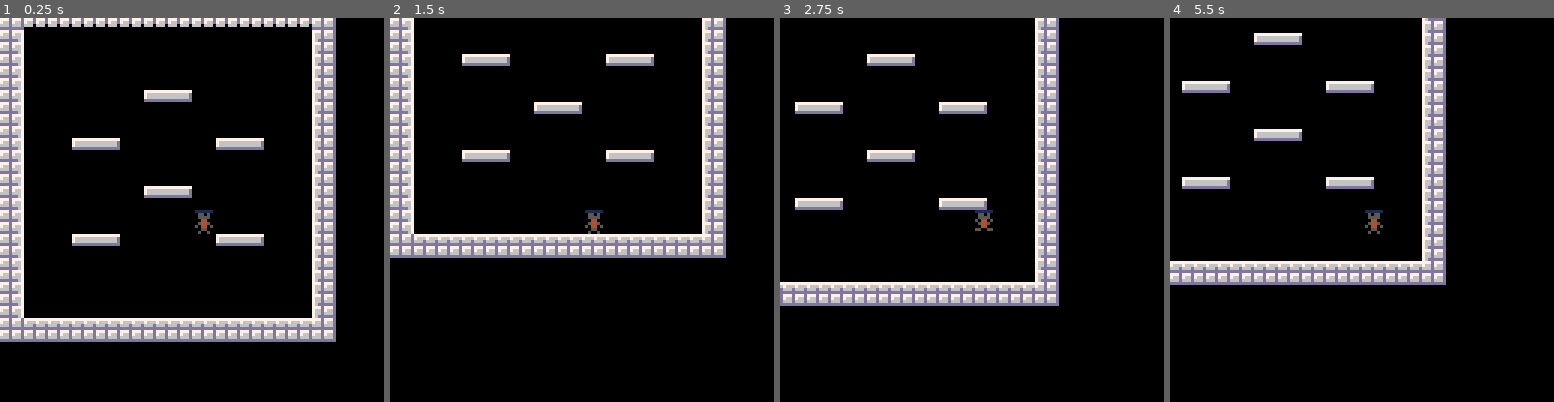
Above: before the commit, frames 1-4 (left to right).
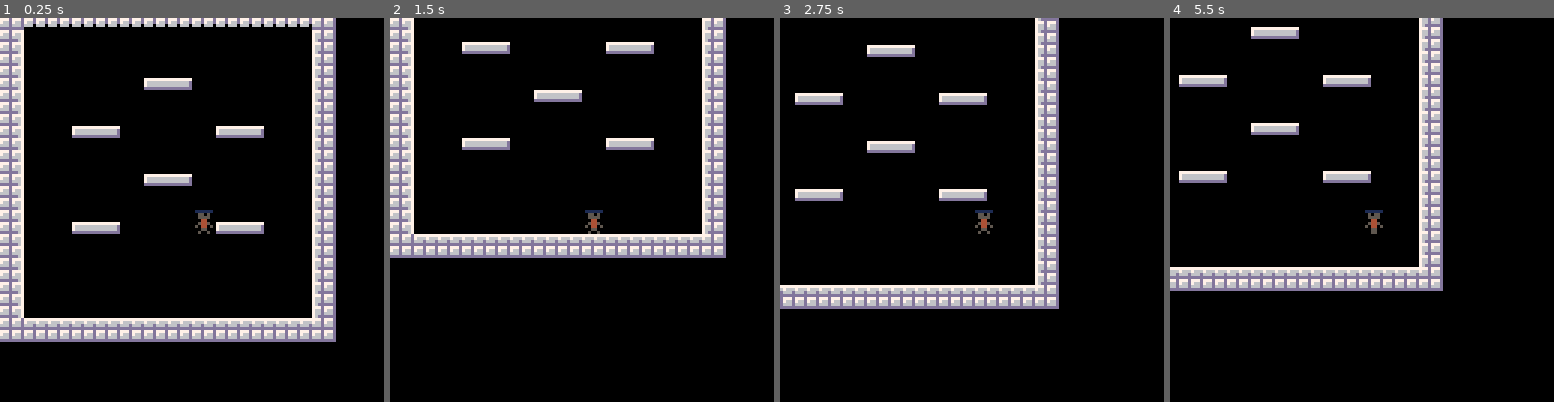
Above: after the commit, the same moments.

Repository: NicholasHallman/LD47
Game: PICO-8 cartridge purgatory.p8
Same seed, same stepped clock (60 frames per second), same inputs: the game is played once before the commit and once after it.
Inputs:
- Up to frame 1 (0.25 s): no input
- Up to frame 2 (1.5 s): tap X (X key) at 0.33, 1.07 s; tap O (Z key) at 0.7 s
- Up to frame 3 (2.75 s): hold Right 1.6-2.1 s; tap O (Z key) at 1.7, 2.1, 2.5 s; tap X (X key) at 1.85 s; hold Up 2.15-2.42 s; hold Right from 2.47 s (still down)
- Up to frame 4 (5.5 s): tap O (Z key) every 0.4 s from 2.9 to 5.3 s; tap X (X key) at 2.97, 4.08, 5.2 s; release Right at 3.03 s; hold Left 3.08-3.58 s; hold Down 3.63-3.97 s; hold Right 4.02-4.68 s; hold Up 4.73-5.03 s; hold Left from 5.08 s (still down)

The runs differ from the first frame. In frame 1, 4.7% of the frame differs, in the area x 18-69%, y 15-60%; in frame 2, 3.9%; in frame 3, 9.5%; in frame 4, 13%, in the area x 0-72%, y 0-72%.

Commit message:
feat: better ground detection

Diff:
--- a/purgatory.p8
+++ b/purgatory.p8
@@ -144,14 +144,14 @@
 000000000000000000000000000000000000000000000000000000000000000000000000000000000000000000000000ddd0ddd03333333306666dd000899800
 000000000000000000000000000000000000000000000000000000000000000000000000000000000000000000000000ddd0ddd03333333300666d0000898800
 0000000000000000000000000000000000000000000000000000000000000000000000000000000000000000000000000d00ddd03333333000666d0000889800
-0000000000000000000000000000000000000000000000000000000000000000000000000000000000000000000000000d0ddddd40333340066666d000898800
-0000000000000000000000000000000000000000000000000000000000000000000000000000000000000000000000000ddddddd04440400066666d000889800
-0000000000000000000000000000000000000000000000000000000000000000000000000000000000000000000000000d00dddd00044000066666d000899800
-0000000000000000000000000000000000000000000000000000000000000000000000000000000000000000000000000d00ddd00044400066666ddd00898800
-5555555555555555555555557777777777777777777777773333333333333333333333338888888888888888888888880d00ddd0040440006666d6dd00889800
-50000000000000000000000576666666666666666666666d0333333333333333333333308009009009099090090090080d00d0d004044400666d6ddd00899800
-50000000000000000000000576666666666666666666666d0030303330030330030303000800990000999900009900800d00d0d0004444000666ddd000898800
-555555555555555555555555dddddddddddddddddddddddd0000033003030003030030000088888888888888888888000d0dd0dd4444444000dddd0008989980
+5555555555555555555555557777777777777777777777773333333333333333333333338888888888888888888888880d0ddddd40333340066666d000898800
+50000000000000000000000576666666666666666666666d0333333333333333333333308009009009099090090090080ddddddd04440400066666d000889800
+50000000000000000000000576666666666666666666666d0030303330030330030303000800990000999900009900800d00dddd00044000066666d000899800
+555555555555555555555555dddddddddddddddddddddddd0000033003030003030030000088888888888888888888000d00ddd00044400066666ddd00898800
+0000000000000000000000000000000000000000000000000000000000000000000000000000000000000000000000000d00ddd0040440006666d6dd00889800
+0000000000000000000000000000000000000000000000000000000000000000000000000000000000000000000000000d00d0d004044400666d6ddd00899800
+0000000000000000000000000000000000000000000000000000000000000000000000000000000000000000000000000d00d0d0004444000666ddd000898800
+0000000000000000000000000000000000000000000000000000000000000000000000000000000000000000000000000d0dd0dd4444444000dddd0008989980
 
 
 
--- a/src/Assets.p8
+++ b/src/Assets.p8
@@ -209,14 +209,14 @@
 000000000000000000000000000000000000000000000000000000000000000000000000000000000000000000000000ddd0ddd03333333306666dd000899800
 000000000000000000000000000000000000000000000000000000000000000000000000000000000000000000000000ddd0ddd03333333300666d0000898800
 0000000000000000000000000000000000000000000000000000000000000000000000000000000000000000000000000d00ddd03333333000666d0000889800
-0000000000000000000000000000000000000000000000000000000000000000000000000000000000000000000000000d0ddddd40333340066666d000898800
-0000000000000000000000000000000000000000000000000000000000000000000000000000000000000000000000000ddddddd04440400066666d000889800
-0000000000000000000000000000000000000000000000000000000000000000000000000000000000000000000000000d00dddd00044000066666d000899800
-0000000000000000000000000000000000000000000000000000000000000000000000000000000000000000000000000d00ddd00044400066666ddd00898800
-5555555555555555555555557777777777777777777777773333333333333333333333338888888888888888888888880d00ddd0040440006666d6dd00889800
-50000000000000000000000576666666666666666666666d0333333333333333333333308009009009099090090090080d00d0d004044400666d6ddd00899800
-50000000000000000000000576666666666666666666666d0030303330030330030303000800990000999900009900800d00d0d0004444000666ddd000898800
-555555555555555555555555dddddddddddddddddddddddd0000033003030003030030000088888888888888888888000d0dd0dd4444444000dddd0008989980
+5555555555555555555555557777777777777777777777773333333333333333333333338888888888888888888888880d0ddddd40333340066666d000898800
+50000000000000000000000576666666666666666666666d0333333333333333333333308009009009099090090090080ddddddd04440400066666d000889800
+50000000000000000000000576666666666666666666666d0030303330030330030303000800990000999900009900800d00dddd00044000066666d000899800
+555555555555555555555555dddddddddddddddddddddddd0000033003030003030030000088888888888888888888000d00ddd00044400066666ddd00898800
+0000000000000000000000000000000000000000000000000000000000000000000000000000000000000000000000000d00ddd0040440006666d6dd00889800
+0000000000000000000000000000000000000000000000000000000000000000000000000000000000000000000000000d00d0d004044400666d6ddd00899800
+0000000000000000000000000000000000000000000000000000000000000000000000000000000000000000000000000d00d0d0004444000666ddd000898800
+0000000000000000000000000000000000000000000000000000000000000000000000000000000000000000000000000d0dd0dd4444444000dddd0008989980
 __map__
 d3d4d4d4d4d4d4d4d4d4d4d4d4d3000000000000000000000000000000000000000000000000000000000000000000000000000000000000000000000000000000000000000000000000000000000000000000000000000000000000000000000000000000000000000000000000000000000000000000000000000000000000
 c5000000000000000000000000c4000000000000000000000000000000000000000000000000000000000000000000000000000000000000000000000000000000000000000000000000000000000000000000000000000000000000000000000000000000000000000000000000000000000000000000000000000000000000
--- a/src/player.lua
+++ b/src/player.lua
@@ -66,6 +66,10 @@
       end
 
       -- Jump code
+
+      on_ground = world:is_touching_solid({x = (self.x + 4), y = (self.y + 8)})
+      self.is_touching_ground = on_ground
+
       if(btn(4)) then
         if on_ground then
           self.jump = true
@@ -91,12 +95,15 @@
         self.force_up -= self.gravity
       end
 
-      on_ground = world:is_touching_solid({x = (self.x + 4), y = (self.y + 8)})
-      self.is_touching_ground = on_ground
-
       if not self.is_touching_ground then
-        self.y += self.down_force
-        self.down_force += self.gravity
+        if not world:is_touching_solid({x = (self.x + 4), y = (self.y + 8 + self.down_force)}) then
+          self.y += self.down_force
+          self.down_force += self.gravity
+        else
+          while not world:is_touching_solid({x = (self.x + 4), y = (self.y + 8)}) do
+            self.y += 1
+          end
+        end
         if self.down_force > self.terminal_velocity then
           self.down_force = self.terminal_velocity
         end
@@ -104,11 +111,6 @@
         self.down_force = 0
         self.jump = false
         self.slow_fall = true
-        stuck = world:is_touching_solid({x = (self.x + 4), y = (self.y + 7)})
-        if(stuck) then
-          self.y -= 1
-          printh('stuck')
-        end
       end
     end,
 
